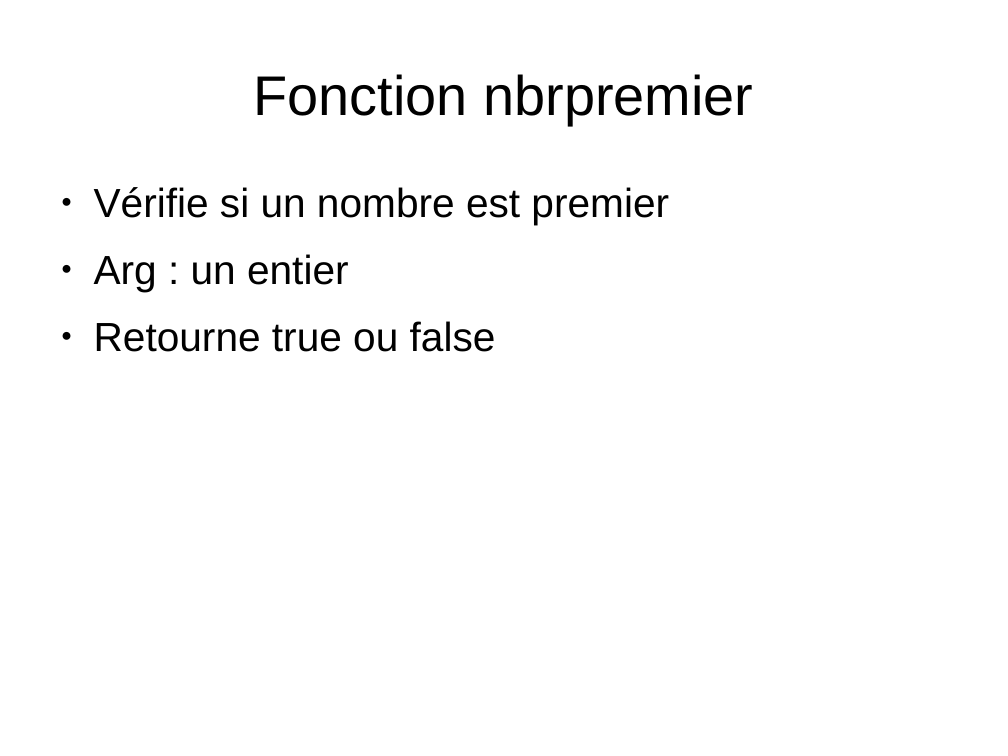
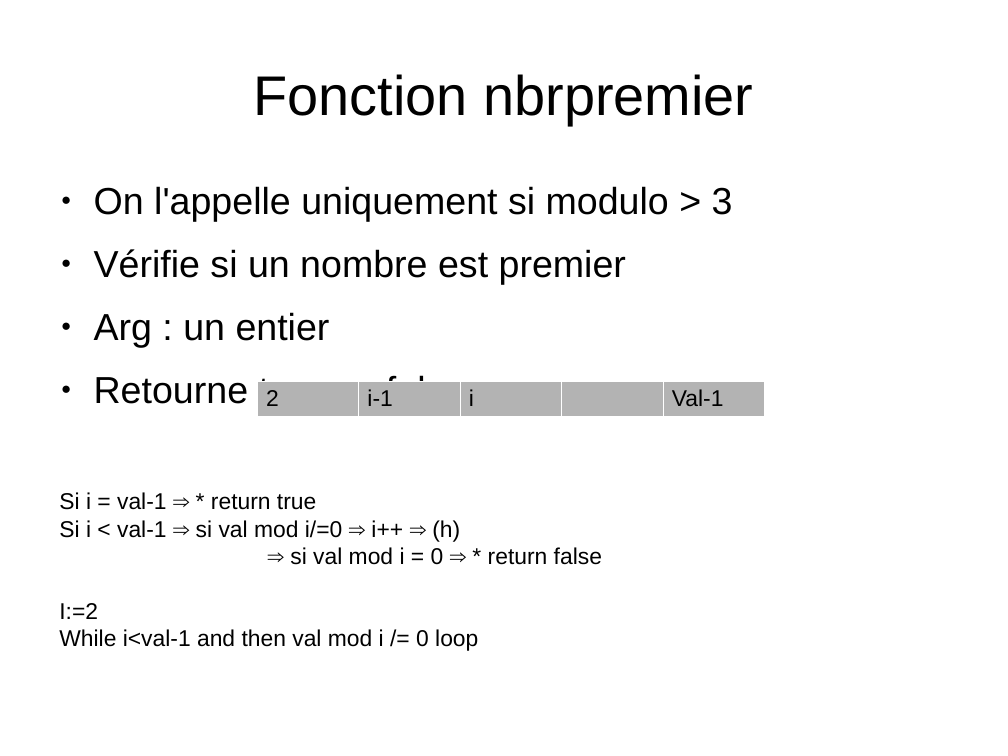
Before and after one commit to CallisteHanriat/congru, a slide deck: slide 5 of schema_congru.odp. Drawn at 1008x756 pixels with LibreOffice and Linux fonts; fonts in the diff are those of the drawing. Boxes give left, top, right and bottom in pixels: in the first picture for what was removed or moved away, otherwise in the second. Text is boxed around its words. In the diff, an @@ line names an element or a change of style, - is before the commit and + after.

Commit message:
corps de fonction fermatpossible et nombrepremier(modulo) du fichier p_congruence.adb. Ajout du plan de boucle pour le fichier libreoffice

```diff
--- a/schema_congru.odp
+++ b/schema_congru.odp
@@ text at bbox=[94, 186, 733, 221]: paragraph added @@
+● On l'appelle uniquement si modulo > 3
@@ text at bbox=[94, 249, 626, 411]: size 32 to 29.6 pt in "Vérifie si un nombre est premier", "Arg : un entier", "Retourne true ou false" @@
@@ table added at bbox=[257, 381, 765, 569], 1 rows, 5 columns @@
+2 | i-1 | i |  | Val-1
@@ text added at bbox=[59, 492, 602, 651], 18 pt, text #000000 @@
+Si i = val-1 ⇒ * return true
+Si i < val-1 ⇒ si val mod i/=0 ⇒ i++ ⇒ (h)
+⇒ si val mod i = 0 ⇒ * return false
+I:=2
+While i<val-1 and then val mod i /= 0 loop
```
Also in this commit, not shown: 2 other files.
